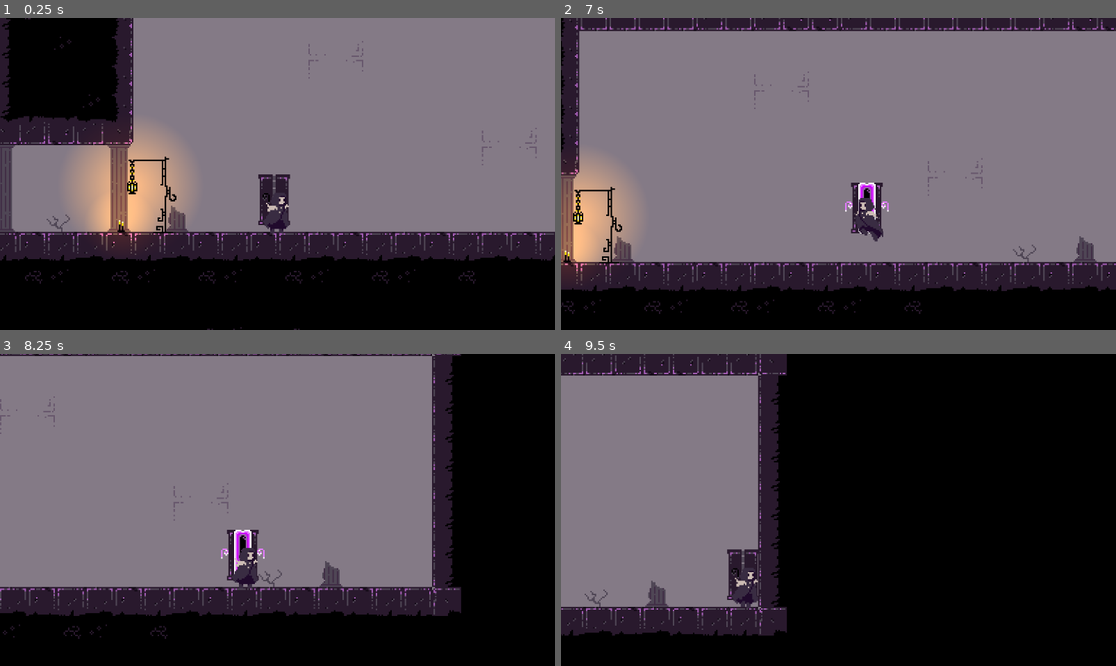
Above: before the commit, frames 1-4 (two rows, left to right).
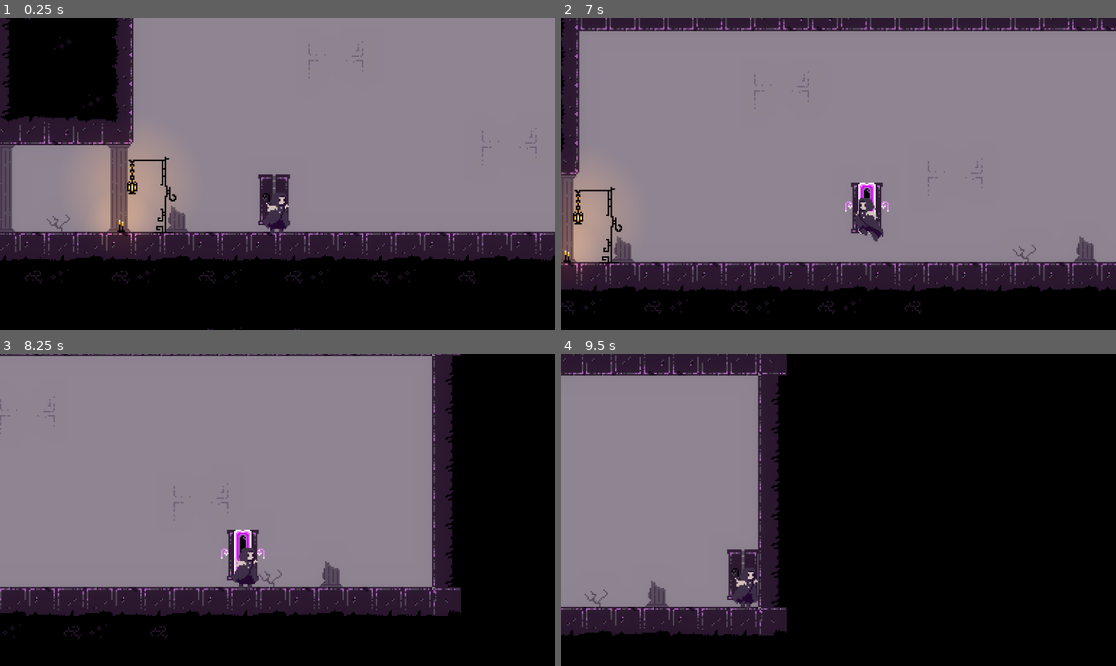
Above: after the commit, the same moments.

Repository: tewly27/Doorgeon
Game: Godot game, scene res://main.tscn
Two runs of this game, one before a commit and one after it. Both use one fixed random seed, a clock stepped at 60 frames per second and the inputs below.
Inputs:
- Up to frame 1 (0.25 s): no input
- Up to frame 2 (7 s): hold D (move_right) 0.53-2.03 s; tap S (look_down) every 1.5 s from 0.6 to 6.6 s; tap Space (jump) at 0.77, 1.52, 3.02, 3.77, 4.52, 6.02, 6.77 s; tap W (look_up) every 1.5 s from 1.35 to 5.85 s; hold A (move_left) 2.03-2.78 s; hold D (move_right) 2.78-4.28 s; hold A (move_left) 4.28-5.03 s; hold D (move_right) 5.03-5.78 s; hold A (move_left) from 5.78 s (still down)
- Up to frame 3 (8.25 s): release A (move_left) at 7.28 s; hold D (move_right) from 7.28 s (still down); tap W (look_up) at 7.35 s; tap Space (jump) at 7.52 s; tap S (look_down) at 8.1 s
- Up to frame 4 (9.5 s): keep holding D (move_right); tap W (look_up) at 8.85 s; tap Space (jump) at 9.02 s

The runs differ from the first frame. In frame 1, 2.9% of the frame differs, in the area x 16-32%, y 38-73%; in frame 2, 2.0%; in frame 3, less than 0.1%; in frame 4, less than 0.1%.

Commit message:
visual changes

Diff:
--- a/main.tscn
+++ b/main.tscn
@@ -221,6 +221,14 @@
 [sub_resource type="RectangleShape2D" id="RectangleShape2D_xg1kk"]
 size = Vector2(866, 107)
 
+[sub_resource type="Environment" id="Environment_iqc8s"]
+background_mode = 3
+glow_enabled = true
+glow_intensity = 0.26
+glow_strength = 1.04
+glow_bloom = 0.37
+glow_blend_mode = 0
+
 [node name="Node2D" type="Node2D"]
 
 [node name="Door1" type="Sprite2D" parent="."]
@@ -258,3 +266,6 @@
 
 [node name="street_lamp" parent="." instance=ExtResource("5_xc1ul")]
 position = Vector2(-265, -18)
+
+[node name="WorldEnvironment" type="WorldEnvironment" parent="."]
+environment = SubResource("Environment_iqc8s")
--- a/scenes/lights/candles.tscn
+++ b/scenes/lights/candles.tscn
@@ -11,7 +11,7 @@
 
 [node name="PointLight2D" type="PointLight2D" parent="."]
 color = Color(1, 0.627451, 0.027451, 1)
-energy = 0.62
+energy = 0.32
 shadow_enabled = true
 texture = ExtResource("2_oquyx")
 texture_scale = 0.2
--- a/scenes/lights/street_lamp.tscn
+++ b/scenes/lights/street_lamp.tscn
@@ -11,6 +11,7 @@
 [node name="PointLight2D" type="PointLight2D" parent="."]
 position = Vector2(-13.5, -5.5)
 color = Color(1, 0.580392, 0, 1)
+energy = 0.39
 shadow_enabled = true
 texture = ExtResource("2_ymt3d")
 texture_scale = 0.4
Not shown: 1 places in main.tscn that only renumber resources
